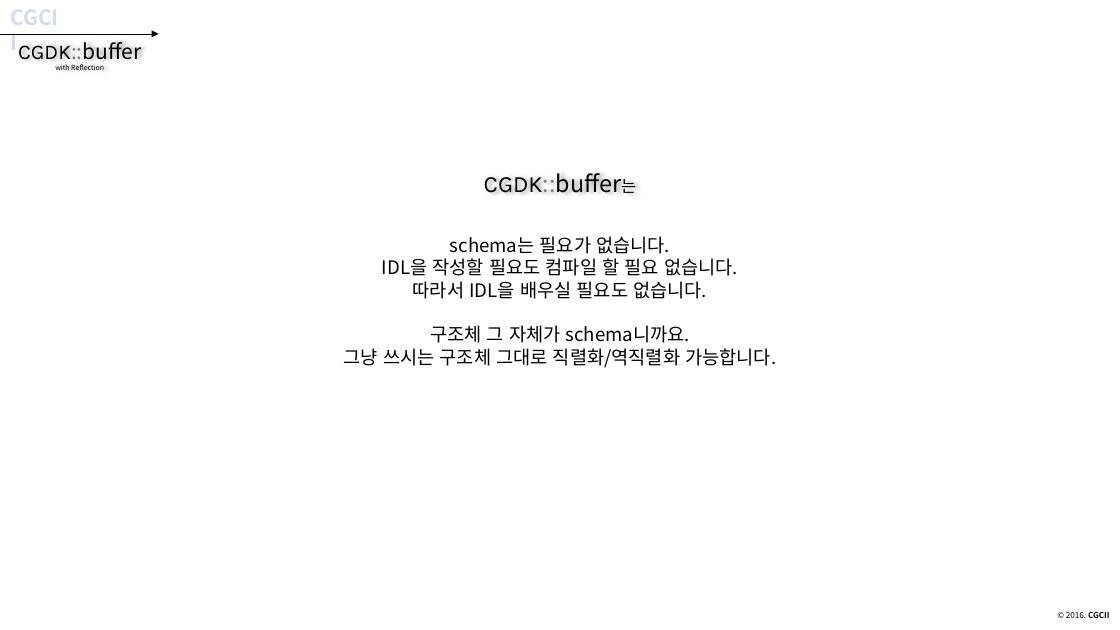
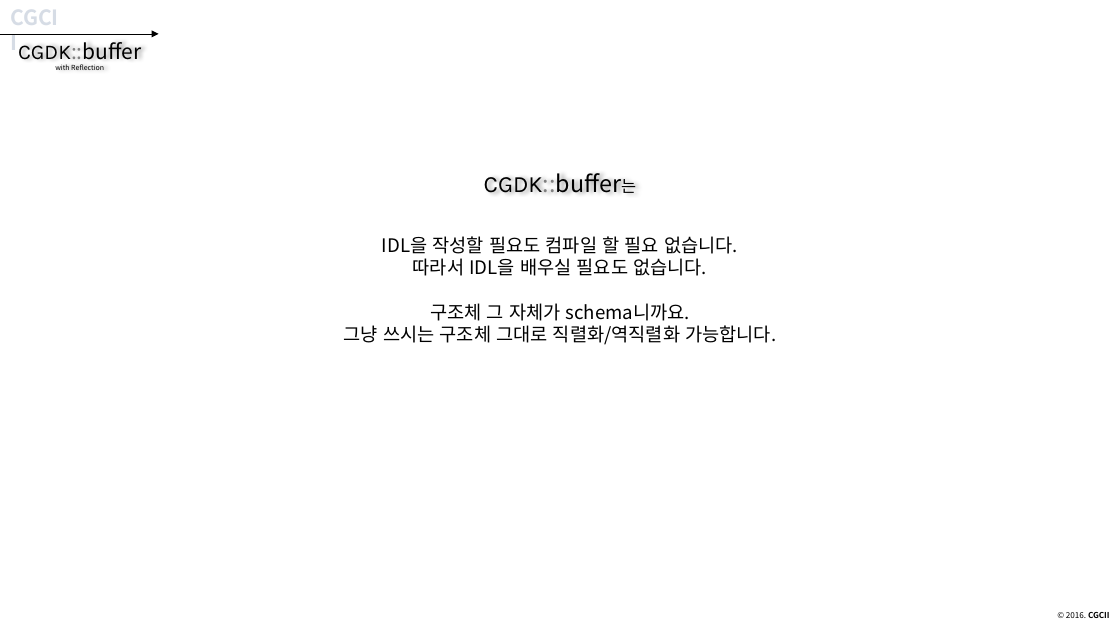
Before and after one commit to CGLabs/CGDK.buffer, a slide deck: slide 32 of C++/document/intruduce_CGDK.buffer.pptx. Drawn at 1120x630 pixels with LibreOffice and Linux fonts; fonts in the diff are those of the drawing. Boxes give left, top, right and bottom in pixels: in the first picture for what was removed or moved away, otherwise in the second. Text is boxed around its words. In the diff, an @@ line names an element or a change of style, - is before the commit and + after.

```diff
--- a/C++/document/intruduce_CGDK.buffer.pptx
+++ b/C++/document/intruduce_CGDK.buffer.pptx
@@ text at [450,236,670,254]: paragraph removed @@
-schema는 필요가 없습니다.
```
Also in this commit, not shown: 17 other slides changed, 1 slide removed.
